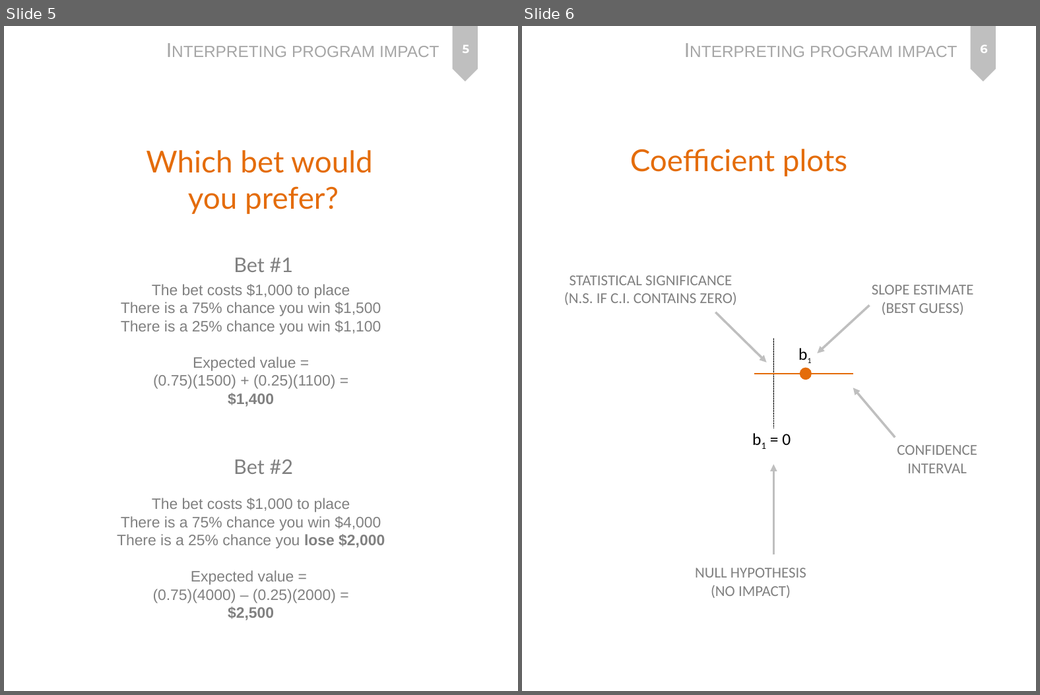
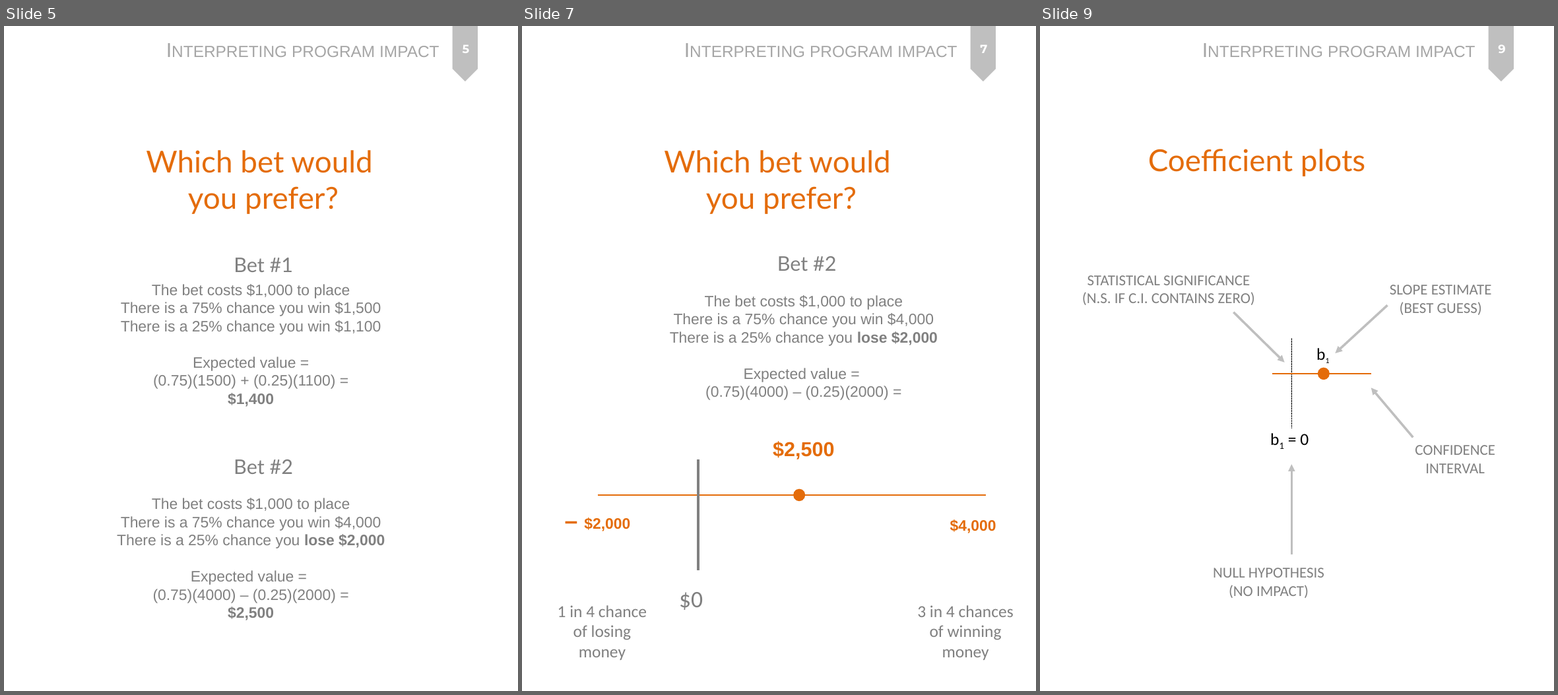
Before and after one commit to DS4PS/cpp-523-fall-2019, a slide deck: lectures/p-05-program-impact.pptx. Shown side by side, each under a label of ours: slides 5 and 6 before the commit, slides 5, 7 and 9 after it; the slides between them are not shown. The pictures are 1040x695 and 1558x695 pixels, drawn with LibreOffice and Linux fonts; fonts in the diff are those of the drawing. Boxes give left, top, right and bottom in pixels: in the first picture for what was removed or moved away, otherwise in the second. Text is boxed around its words. In the diff, an @@ line names an element or a change of style, - is before the commit and + after.

```diff
--- a/lectures/p-05-program-impact.pptx
+++ b/lectures/p-05-program-impact.pptx
@@ slide 7 added at (x1=522, y1=26, x2=1036, y2=691), background #FFFFFF; not listed: 2 template elements that a slide beside it also shows @@
@@ page number added at (x1=980, y1=45, x2=987, y2=53), 14 pt, text #FFFFFF, bold @@
+7
@@ text added at (x1=664, y1=150, x2=891, y2=214), 36 pt, text #E46C0A @@
+Which bet would
+you prefer?
@@ text added at (x1=777, y1=256, x2=836, y2=271), 24 pt, text #808080 @@
+Bet #2
@@ text added at (x1=670, y1=295, x2=938, y2=460), 18 pt, text #808080 @@
+The bet costs $1,000 to place
+There is a 75% chance you win $4,000
+There is a 25% chance you lose $2,000
+Expected value =
+(0.75)(4000) – (0.25)(2000) =
+$2,500
@@ line added from (699, 460) to (699, 570), #808080 3 pt @@
@@ line added from (598, 495) to (986, 495), #E46C0A 2 pt @@
@@ ellipse added at (x1=794, y1=490, x2=804, y2=501), fill #E46C0A, outline #E46C0A 2 pt @@
@@ text added at (x1=584, y1=518, x2=630, y2=532), 18 pt, text #E46C0A, bold @@
+– $2,000
@@ text added at (x1=950, y1=520, x2=997, y2=534), 18 pt, text #E46C0A, bold @@
+$4,000
@@ text added at (x1=679, y1=592, x2=703, y2=610), 28 pt, text #808080 @@
+$0
@@ text added at (x1=558, y1=605, x2=647, y2=660), 20 pt, text #808080 @@
+1 in 4 chance of losing money
@@ text added at (x1=917, y1=605, x2=1014, y2=660), 20 pt, text #808080 @@
+3 in 4 chances of winning money
@@ what was slide 6 is now slide 9 @@
@@ page number at (x1=1498, y1=44, x2=1505, y2=53): text changed @@
-6
+9
```
Also in this commit, not shown: 2 other slides added, 3 other files.
